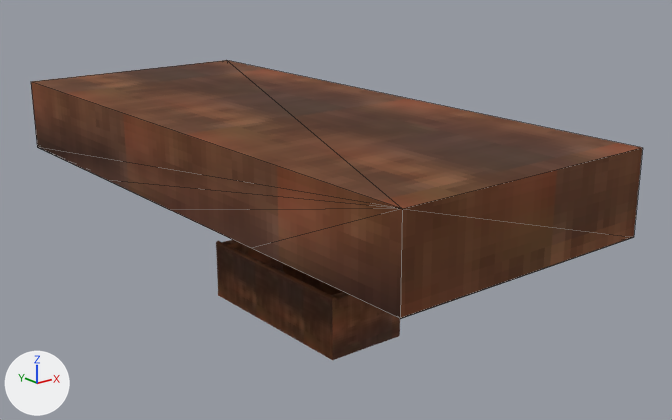
Before and after pictures for a commit that changed the glTF model assets/3Dmodels/furnitures/box.glb.
The view is the same before and after, from a camera (50 mm lens) standing at (-4.45, -6.22, 3.95) and looking at (0.34, -0.23, 1.55). The axes (+X, +Y, +Z) are drawn at lower left. The lights are the same throughout. Mesh edges are drawn as thin lines on the coarser meshes. Where no turn or scale is listed for an object, it has been applied to the vertices.

In view in the first picture: 'box', 'boxTop'.
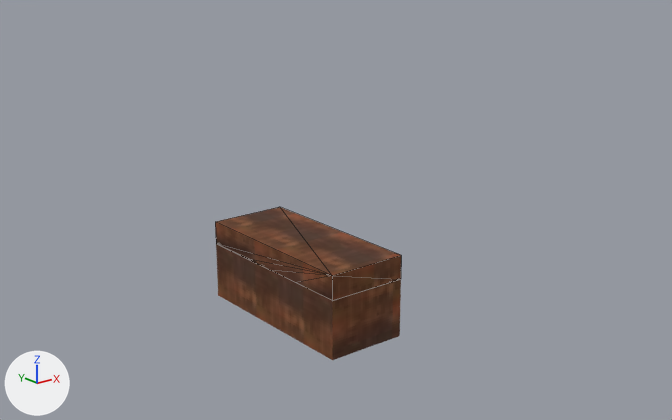
The change in detail:
Object 'boxTop' (ob_boxtop) moves from (-1.122, 0.0, 1.781) to (-0.237, -0.053, 1.086).
Object 'boxTop' (ob_boxtop) is rescaled from (1.0, 1.0, 1.0) to (0.324, 0.324, 0.324).

Boxes [x1, y1, x2, y2] around the edits, measured in the pictures (672 x 420 px):
'boxTop', moved, rescaled (69% narrower, 63% shorter)
    before: [31, 60, 643, 319]
    after: [215, 207, 401, 301]
